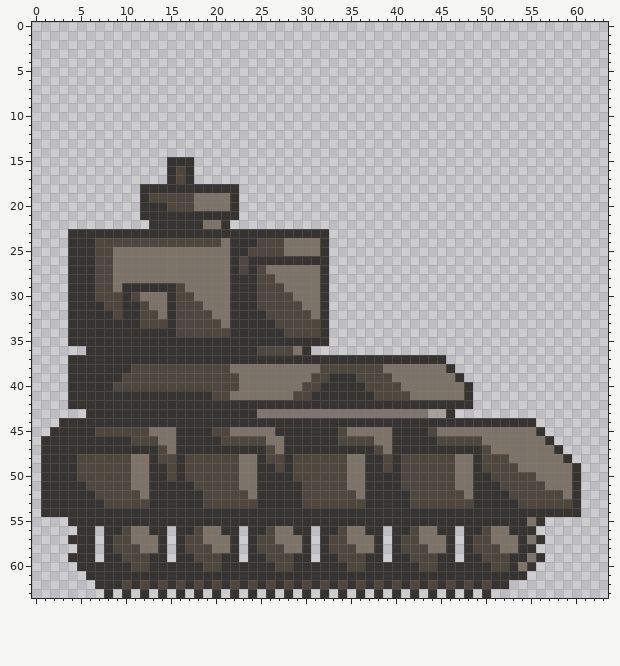
Two versions of one pixel-art sprite, LGDX/android/assets/img/Tank0.png. Above is the file before it was changed.
The file is 64x64 pixels.
Now the later version:
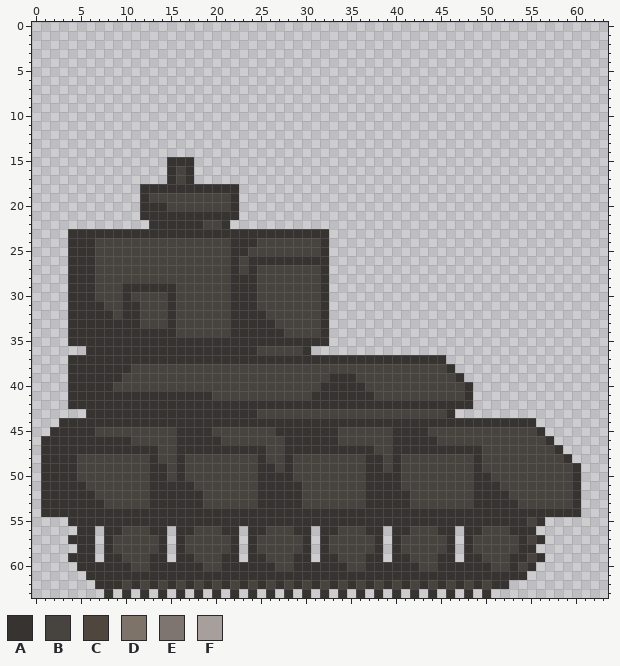
Palette (. is transparent): A #363330  B #47433e  C #4f463e  D #7d7369  E #7f7570  F #a79f9b
What changed:
y 16..17: x 16 C -> B
y 19: x 13..21 CCCCCDDDD -> BBBBBBBBB
y 20: x 15..21 CCCDDDD -> BBBBBBB
y 22: x 19..20 DD -> BB
y 24: x 7..21 CCCCCCCCCCCCCCD -> BBBBBBBBBBBBBBB; x 25..31 CCCDDDD -> BBBBBBB
y 25: x 7..21 CCDDDDDDDDDDDDD -> BBBBBBBBBBBBBBB; x 24..31 CCCCDDDD -> BBBBBBBB
y 26: x 7..21 CCDDDDDDDDDDDDD -> BBBBBBBBBBBBBBB; x 23 C -> B
y 27: x 7..21 CCDDDDDDDDDDDDD -> BBBBBBBBBBBBBBB; x 23 C -> B; x 25..31 CDDDDDD -> BBBBBBB
y 28: x 7..21 CCDDDDDDDDDDDDD -> BBBBBBBBBBBBBBB; x 25..31 CCDDDDD -> BBBBBBB
y 29: x 7..9 CCD -> BBB; x 16..21 CDDDDD -> BBBBBB; x 25..31 CCCDDDD -> BBBBBBB
y 30: x 7..9 CCC -> BBB; x 11..14 CDDD -> BBBB; x 16..21 CCDDDD -> BBBBBB; x 25..31 CCCCDDD -> BBBBBBB
y 31: x 8..9 CC -> BB; x 12..14 CDD -> BBB; x 16..21 CCCDDD -> BBBBBB; x 25..31 CCCCCDD -> BBBBBBB
y 32: x 9 C -> B; x 12..14 CCD -> BBB; x 16..21 CCCCDD -> BBBBBB; x 26..31 CCCCCD -> BBBBBB
y 33: x 12..14 CCC -> BBB; x 16..21 CCCCCD -> BBBBBB; x 27..31 CCCCC -> BBBBB
y 34: x 16..21 CCCCCC -> BBBBBB; x 28..31 CCCC -> BBBB
y 36: x 25..29 CCCCD -> BBBBB
y 38: x 11..45 CCCCCCCCCCCDDDDDDDDDDCCCCCCCDDDDDDD -> BBBBBBBBBBBBBBBBBBBBBBBBBBBBBBBBBBB
y 39: x 10..32 CCCCCCCCCCCCCDDDDDDDDCC -> BBBBBBBBBBBBBBBBBBBBBBB; x 36..46 CCCCDDDDDDD -> BBBBBBBBBBB
y 40: x 9..31 CCCCCCCCCCCCCCDDDDDDDCC -> BBBBBBBBBBBBBBBBBBBBBBB; x 37..47 CCCCDDDDDDD -> BBBBBBBBBBB
y 41: x 20..30 CCDDDDDDDCC -> BBBBBBBBBBB; x 38..47 CCCCDDDDDD -> BBBBBBBBBB
y 43: x 25..45 EEEEEEEEEEEEEEEEEEEFF -> BBBBBBBBBBBBBBBBBBBBB
y 45: x 7..15 CCCCCCDDD -> BBBBBBBBB; x 20..26 CCDDDDD -> BBBBBBB; x 34..39 CDDDDD -> BBBBBB; x 44..55 CDDDDDDDDDDD -> BBBBBBBBBBBB
y 46: x 11..15 CCCDD -> BBBBB; x 21..27 CCCCCDD -> BBBBBBB; x 34..39 CCCCDD -> BBBBBB; x 45..56 CCCCCDDDDDDD -> BBBBBBBBBBBB
y 47: x 14..15 CD -> BB; x 26..27 CD -> BB; x 38..39 CD -> BB; x 50..57 CDDDDDDD -> BBBBBBBB
y 48: x 5..12 CCCCCCDD -> BBBBBBBB; x 14..15 CC -> BB; x 17..24 CCCCCCDD -> BBBBBBBB; x 26..27 CC -> BB; x 29..36 CCCCCCDD -> BBBBBBBB; x 39 C -> B; x 41..48 CCCCCCDD -> BBBBBBBB; x 50..58 CCCDDDDDD -> BBBBBBBBB
y 49: x 5..12 CCCCCCDD -> BBBBBBBB; x 15 C -> B; x 17..24 CCCCCCDD -> BBBBBBBB; x 27 C -> B; x 29..36 CCCCCCDD -> BBBBBBBB; x 39 C -> B; x 41..48 CCCCCCDD -> BBBBBBBB; x 50..59 CCCCDDDDDD -> BBBBBBBBBB
y 50: x 5..12 CCCCCCDD -> BBBBBBBB; x 15 C -> B; x 17..24 CCCCCCDD -> BBBBBBBB; x 29..36 CCCCCCDD -> BBBBBBBB; x 41..48 CCCCCCDD -> BBBBBBBB; x 51..59 CCCCCDDDD -> BBBBBBBBB
y 51: x 6..12 CCCCCDD -> BBBBBBB; x 18..24 CCCCCDD -> BBBBBBB; x 30..36 CCCCCDD -> BBBBBBB; x 41..48 CCCCCCDD -> BBBBBBBB; x 52..59 CCCCCDDD -> BBBBBBBB
y 52: x 7..12 CCCCCD -> BBBBBB; x 19..24 CCCCCD -> BBBBBB; x 30..36 CCCCCCD -> BBBBBBB; x 42..48 CCCCCCD -> BBBBBBB; x 53..59 CCCCCCD -> BBBBBBB
y 53: x 8..12 CCCCC -> BBBBB; x 19..24 CCCCCC -> BBBBBB; x 30..36 CCCCCCC -> BBBBBBB; x 42..48 CCCCCCC -> BBBBBBB; x 54..59 CCCCCC -> BBBBBB
y 55: x 55 D -> B
y 56: x 10..12 CDD -> BBB; x 18..20 CDD -> BBB; x 26..28 CDD -> BBB; x 34..36 CDD -> BBB; x 42..44 CDD -> BBB; x 50..52 CDD -> BBB
y 57: x 9..13 CCDDD -> BBBBB; x 17..21 CCDDD -> BBBBB; x 25..29 CCDDD -> BBBBB; x 33..37 CCDDD -> BBBBB; x 41..45 CCDDD -> BBBBB; x 49..53 CCDDD -> BBBBB; x 55 D -> B
y 58: x 9..13 CCCDD -> BBBBB; x 17..21 CCCDD -> BBBBB; x 25..29 CCCDD -> BBBBB; x 33..37 CCCDD -> BBBBB; x 41..45 CCCDD -> BBBBB; x 49..53 CCCDD -> BBBBB
y 59: x 10..12 CCC -> BBB; x 18..20 CCC -> BBB; x 26..28 CCC -> BBB; x 34..36 CCC -> BBB; x 42..44 CCC -> BBB; x 50..52 CCC -> BBB; x 55 D -> B
y 60: x 11..12 CC -> BB; x 19..20 CC -> BB; x 27..28 CC -> BB; x 35..36 CC -> BB; x 43..44 CC -> BB; x 51..52 CC -> BB; x 54 D -> B
y 62: x 10 C -> B; x 12 C -> B; x 14 C -> B; x 16 C -> B; x 18 C -> B; x 20 C -> B; x 22 C -> B; x 24 C -> B; x 26 C -> B; x 28 C -> B; x 30 C -> B; x 32 C -> B; x 34 C -> B; x 36 C -> B; x 38 C -> B; x 40 C -> B; x 42 C -> B; x 44 C -> B; x 46 C -> B; x 48 C -> B; x 50 C -> B
Changed places in both pictures, as pixel boxes (x1, y1, x2, y2):
changed: (77, 166, 572, 589)
